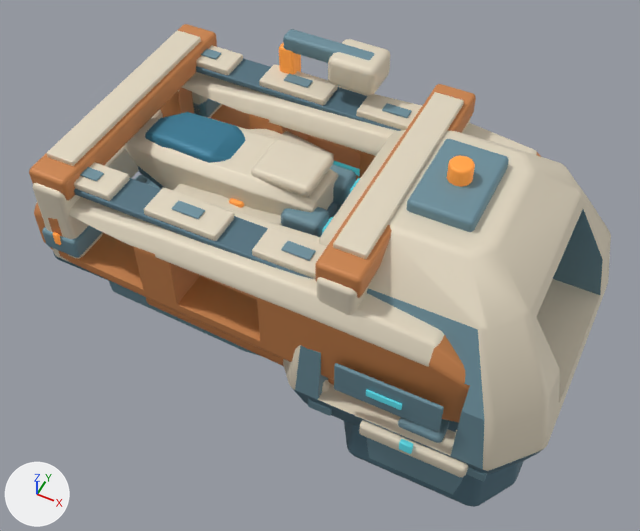
The glTF model space-battleship/assets/planets/facilities_v5/shipyard.glb, before and after one commit.
Rendered twice from a camera (50 mm lens) standing at (0.94, -3.69, 4.77) and looking at (-0.83, -0.15, 0.34). The axes (+X, +Y, +Z) are drawn at lower left. The lights are the same throughout. The older version comes first. Where no turn or scale is listed for an object, it has been applied to the vertices.

In view in the first picture: 'Berth recessed dark crown', 'Blue engine fairing', 'Blue engine fairing.001', 'Continuous ochre berth pressure cheek', 'Continuous ochre berth pressure cheek.001', 'Cyan rear nozzle', 'Deep blue shuttle belly', 'Dock portal roof truss', 'Dock portal roof truss.001', 'Dock portal upper armor', 'Dock portal upper armor.001', 'Faceted blue cockpit canopy', 'Ivory shuttle pressure shell', 'Pressure shell dorsal service ridge', 'Ring-to-berth pressure shell', 'Shuttle ivory rear armor', 'Shuttle swept ivory wing', 'Shuttle swept ivory wing.001' and 40 more.
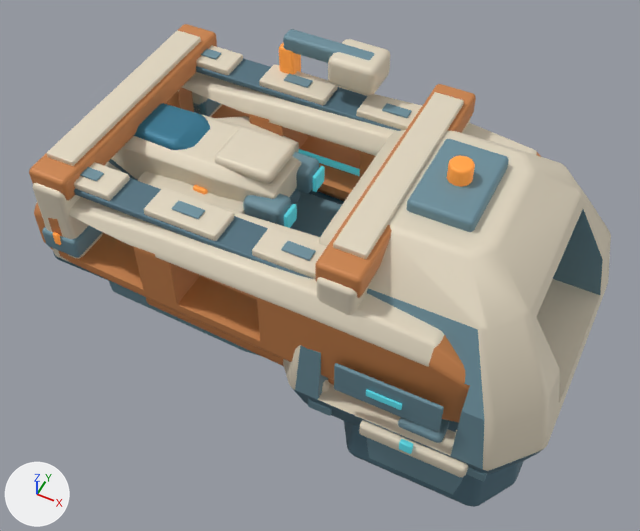
Pixel boxes (x1, y1, x2, y2) of what changed, in the pictures (640 x 531 px):
'Ivory shuttle pressure shell', moved
    before: (124, 116, 339, 215)
    after: (111, 106, 302, 202)
'Shuttle ivory rear armor', moved
    before: (251, 139, 333, 197)
    after: (214, 127, 295, 184)
'Faceted blue cockpit canopy', moved
    before: (145, 112, 245, 163)
    after: (134, 103, 210, 150)
'Blue engine fairing', moved
    before: (281, 207, 329, 237)
    after: (243, 194, 291, 226)
'Shuttle swept ivory wing', moved
    before: (173, 184, 282, 225)
    after: (138, 171, 245, 214)
'Blue engine fairing.001', moved
    before: (330, 164, 356, 206)
    after: (293, 152, 319, 193)
'Shuttle swept ivory wing.001', moved
    before: (249, 129, 334, 163)
    after: (215, 116, 299, 152)
'Deep blue shuttle belly', moved (mostly hidden)
    before: (138, 166, 337, 219)
    after: (108, 159, 300, 205)
'Cyan rear nozzle', moved
    before: (322, 217, 333, 233)
    after: (284, 204, 297, 228)
'Dock recessed service bed', unchanged, uncovered by the edit
    before: (148, 181, 341, 217)
    after: (290, 192, 342, 237)

What the commit changed:
Object 'Blue engine fairing' (ob_blue_engine_fairing) moves from (-0.91, -0.2, 0.76) to (-1.18, -0.2, 0.76).
Object 'Blue engine fairing.001' (ob_blue_engine_fairing_001) moves from (-0.91, 0.2, 0.76) to (-1.18, 0.2, 0.76).
Object 'Cyan rear nozzle' (ob_cyan_rear_nozzle) moves from (-0.745, -0.2, 0.76) to (-1.015, -0.2, 0.76).
Object 'Deep blue shuttle belly' (ob_deep_blue_shuttle_belly) moves from (0.0, 0.0, 0.0) to (-0.27, 0.0, 0.0).
Object 'Faceted blue cockpit canopy' (ob_faceted_blue_cockpit_canopy) moves from (0.0, 0.0, 0.0) to (-0.27, 0.0, 0.0).
Object 'Ivory shuttle pressure shell' (ob_ivory_shuttle_pressure_shell) moves from (0.0, 0.0, 0.0) to (-0.27, 0.0, 0.0).
Object 'Shuttle ivory rear armor' (ob_shuttle_ivory_rear_armor) moves from (-1.1, 0.0, 0.99) to (-1.37, 0.0, 0.99).
Object 'Shuttle swept ivory wing' (ob_shuttle_swept_ivory_wing) moves from (0.0, 0.0, 0.0) to (-0.27, 0.0, 0.0).
Object 'Shuttle swept ivory wing.001' (ob_shuttle_swept_ivory_wing_001) moves from (0.0, 0.0, 0.0) to (-0.27, 0.0, 0.0).
